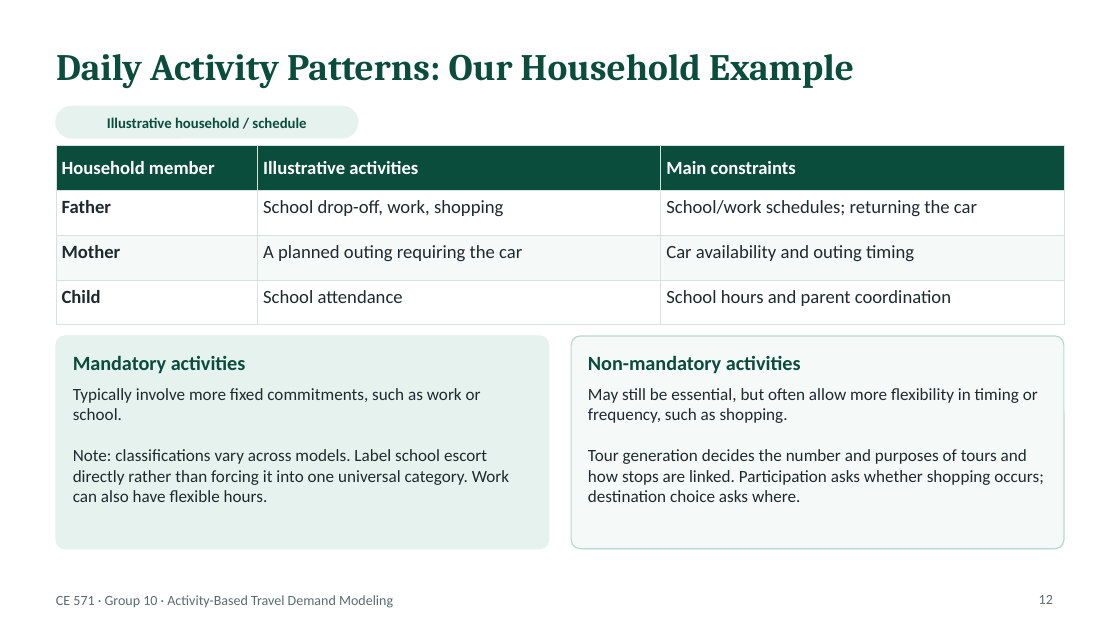
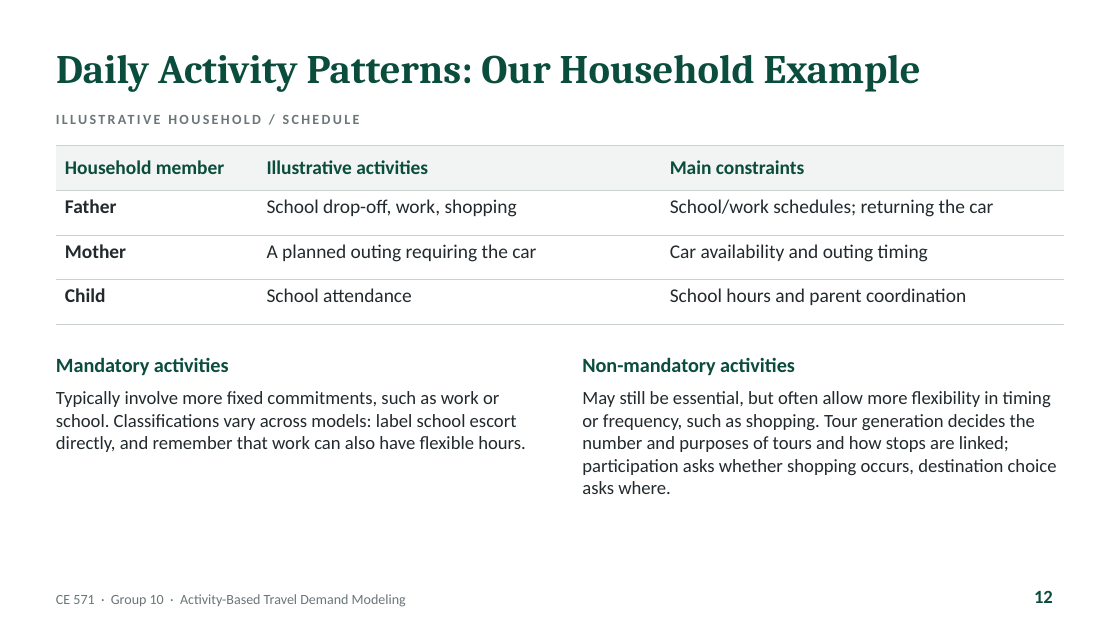
Before and after one commit to abdelmohdi/Claude, a slide deck: slide 12 of CE571_Group10_ABM_Presentation/CE571_Group10_Activity_Based_Travel_Demand_Modeling.pptx. Drawn at 1120x630 pixels with LibreOffice and Linux fonts; fonts in the diff are those of the drawing. Boxes give left, top, right and bottom in pixels: in the first picture for what was removed or moved away, otherwise in the second. Text is boxed around its words. In the diff, an @@ line names an element or a change of style, - is before the commit and + after.

```diff
--- a/CE571_Group10_ABM_Presentation/CE571_Group10_Activity_Based_Travel_Demand_Modeling.pptx
+++ b/CE571_Group10_ABM_Presentation/CE571_Group10_Activity_Based_Travel_Demand_Modeling.pptx
@@ title "Daily Activity Patterns: Our Household ..." at <box>56,55,921,92</box>: size 24 to 26 pt @@
@@ rounded rectangle removed at <box>56,106,357,138</box> @@
@@ text at <box>107,117,306,128</box>: text changed; size 9.5 to 9 pt; text colour #0B4D3C to #6B7679 @@
-Illustrative household / schedule
+ILLUSTRATIVE HOUSEHOLD / SCHEDULE
@@ table at <box>56,146,1064,309</box> @@
@@ fill #0B4D3C to #F1F4F2 in row 1 @@
@@ fill #FFFFFF to none in 6 cells @@
@@ fill #F5F9F7 to none in row 3 @@
@@ size 12 to 12.5 pt @@
@@ text colour #FFFFFF to #0B4D3C in "Household member", "Illustrative activities", "Main constraints" @@
@@ text colour #1F2A2E to #222A2E in "Father", "School drop-off, work, shopping", "School/work schedules; returning the car", "Mother" and 5 more places @@
@@ borders changed @@
@@ text "Mandatory activities": place and size @@
-text "Mandatory activities" at <box>73,355,246,373</box>
+text "Mandatory activities" at <box>56,357,229,376</box>
@@ text "Mandatory activities" at <box>56,357,229,376</box>: vertical alignment middle to top @@
@@ rounded rectangle removed at <box>56,336,549,549</box> @@
@@ rounded rectangle removed at <box>571,336,1064,549</box> @@
@@ text "Non-mandatory activities" at <box>582,357,795,376</box>: vertical alignment middle to top @@
@@ text at <box>56,391,526,452</box>: text changed; size 11 to 12 pt; text colour #1F2A2E to #222A2E @@
-Typically involve more fixed commitments, such as work or school.
-Note: classifications vary across models. Label school escort directly rather than forcing it into one universal category. Work can also have flexible hours.
+Typically involve more fixed commitments, such as work or school. Classifications vary across models: label school escort directly, and remember that work can also have flexible hours.
@@ text at <box>582,391,1057,494</box>: text changed; size 11 to 12 pt; text colour #1F2A2E to #222A2E @@
-May still be essential, but often allow more flexibility in timing or frequency, such as shopping.
-Tour generation decides the number and purposes of tours and how stops are linked. Participation asks whether shopping occurs; destination choice asks where.
+May still be essential, but often allow more flexibility in timing or frequency, such as shopping. Tour generation decides the number and purposes of tours and how stops are linked; participation asks whether shopping occurs, destination choice asks where.
@@ text "CE 571 · Group 10 ..." at <box>56,594,406,607</box>: text colour #5B6B70 to #6B7679 @@
@@ page number at <box>1034,591,1053,603</box>: size 9 to 12 pt, text colour #5B6B70 to #0B4D3C, bold on @@
```
Also in this commit, not shown: 52 other slides changed, 1 slide added, 1 other file.
